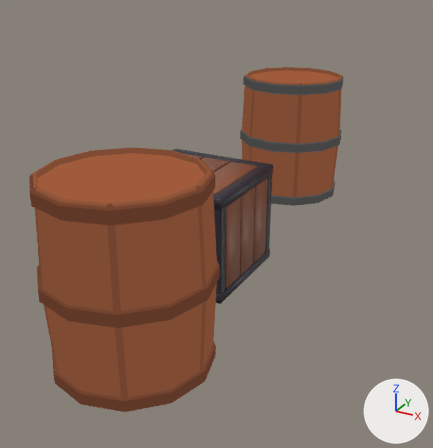
The Blender file source-assets/barrel-crate.blend: old version first, new version second.
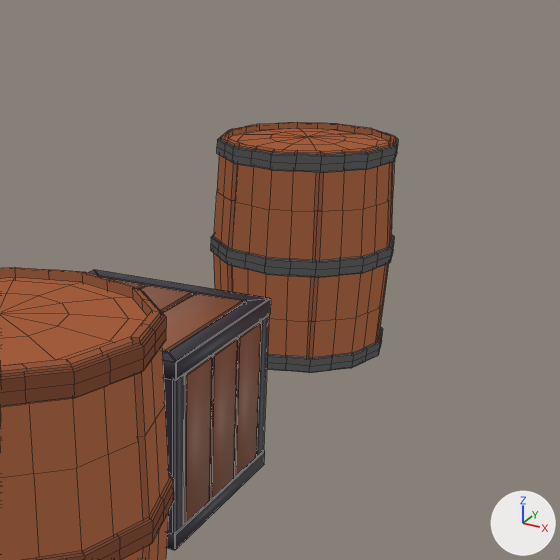
Old and new are each drawn whole from a 50 mm camera at (2.76, -4.61, 2.31) aimed at (0.19, 0.07, -0.03) and again close up on the part from 29% to 100% of the width and 0% to 69% of the height. Every picture has the same lights, and +X, +Y and +Z are marked at lower right. The close-ups show mesh edges as thin lines.

Names of what the first close-up shows: 'env-barrel-1', 'env-barrel-2', 'env-crate-1'.
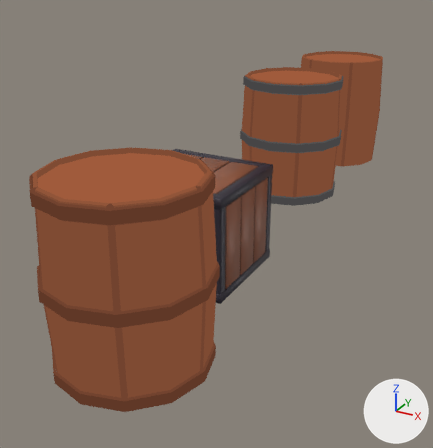
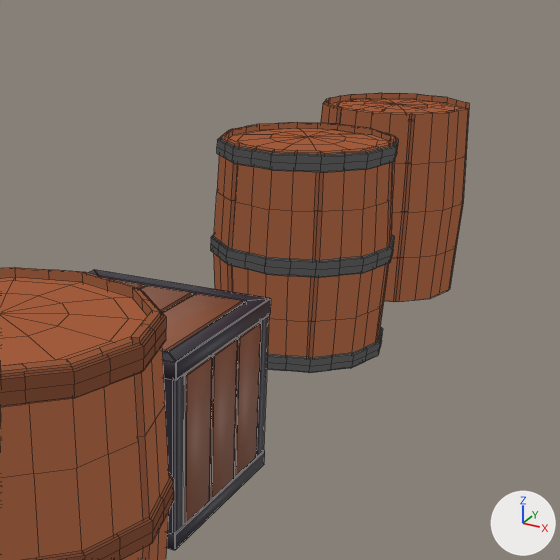
Where the change shows, as pixel boxes [x1, y1, x2, y2] in the close-ups (560 x 560 px):
'env-barrel-1-pieces.005', added (brown): after [395, 108, 468, 302]
'env-barrel-1-pieces.006', added (brown): after [340, 108, 412, 302]
'env-barrel-1-pieces.001', added (brown): after [329, 98, 464, 113]
'env-barrel-1-pieces.007', added: after [321, 98, 341, 124]
'env-barrel-1-pieces.004', added: after [447, 97, 469, 290]
'env-barrel-1-pieces', added: after [382, 93, 447, 103]
'env-barrel-1-pieces.008', added: after [330, 93, 382, 103]

The change, as a list of edits to the scene's bpy script:
```text
Add me_circle_010:
    me_circle_010.from_pydata(...)  # 50 vertices, 48 faces; spans x -0.524..-0.238, y 0.0..0.445, z -0.629..0.634
    me_circle_010.polygons.foreach_set('use_smooth', [True] * 48)
    me_circle_010.materials.append(mat_material_001)  # picture img_palette_main_png
Add me_circle_009:
    me_circle_009.from_pydata(...)  # 50 vertices, 48 faces; spans x -0.524..-0.238, y -0.445..0.0, z -0.629..0.634
    me_circle_009.polygons.foreach_set('use_smooth', [True] * 48)
    me_circle_009.materials.append(mat_material_001)  # picture img_palette_main_png
Add me_circle_008:
    me_circle_008.from_pydata(...)  # 50 vertices, 48 faces; spans x -0.253..0.253, y -0.532..-0.412, z -0.629..0.634
    me_circle_008.polygons.foreach_set('use_smooth', [True] * 48)
    me_circle_008.materials.append(mat_material_001)  # picture img_palette_main_png
Add me_circle_007:
    me_circle_007.from_pydata(...)  # 50 vertices, 48 faces; spans x 0.238..0.524, y -0.445..0.0, z -0.629..0.634
    me_circle_007.polygons.foreach_set('use_smooth', [True] * 48)
    me_circle_007.materials.append(mat_material_001)  # picture img_palette_main_png
Add me_circle_006:
    me_circle_006.from_pydata(...)  # 50 vertices, 48 faces; spans x 0.238..0.524, y 0.0..0.445, z -0.629..0.634
    me_circle_006.polygons.foreach_set('use_smooth', [True] * 48)
    me_circle_006.materials.append(mat_material_001)  # picture img_palette_main_png
Add me_circle_003:
    me_circle_003.from_pydata(...)  # 74 vertices, 84 faces; spans x -0.476..0.476, y -0.476..0.476, z 0.588..0.627
    me_circle_003.polygons.foreach_set('use_smooth', [True] * 84)
    me_circle_003.materials.append(mat_material_001)  # picture img_palette_main_png
Add me_circle_002:
    me_circle_002.from_pydata(...)  # 50 vertices, 48 faces; spans x -0.253..0.253, y 0.412..0.532, z -0.629..0.634
    me_circle_002.polygons.foreach_set('use_smooth', [True] * 48)
    me_circle_002.materials.append(mat_material_001)  # picture img_palette_main_png
Add ob_env_barrel_1_pieces_008:
    ob_env_barrel_1_pieces_008 = bpy.data.objects.new('env-barrel-1-pieces.008', me_circle_010)
    ob_env_barrel_1_pieces_008.location = (0.45, 2.811, 0.595)
Add ob_env_barrel_1_pieces_007:
    ob_env_barrel_1_pieces_007 = bpy.data.objects.new('env-barrel-1-pieces.007', me_circle_009)
    ob_env_barrel_1_pieces_007.location = (0.45, 2.811, 0.595)
Add ob_env_barrel_1_pieces_006:
    ob_env_barrel_1_pieces_006 = bpy.data.objects.new('env-barrel-1-pieces.006', me_circle_008)
    ob_env_barrel_1_pieces_006.location = (0.45, 2.811, 0.595)
Add ob_env_barrel_1_pieces_005:
    ob_env_barrel_1_pieces_005 = bpy.data.objects.new('env-barrel-1-pieces.005', me_circle_007)
    ob_env_barrel_1_pieces_005.location = (0.45, 2.811, 0.595)
Add ob_env_barrel_1_pieces_004:
    ob_env_barrel_1_pieces_004 = bpy.data.objects.new('env-barrel-1-pieces.004', me_circle_006)
    ob_env_barrel_1_pieces_004.location = (0.45, 2.811, 0.595)
Add ob_env_barrel_1_pieces_001:
    ob_env_barrel_1_pieces_001 = bpy.data.objects.new('env-barrel-1-pieces.001', me_circle_003)
    ob_env_barrel_1_pieces_001.location = (0.45, 2.811, 0.595)
Add ob_env_barrel_1_pieces:
    ob_env_barrel_1_pieces = bpy.data.objects.new('env-barrel-1-pieces', me_circle_002)
    ob_env_barrel_1_pieces.location = (0.45, 2.811, 0.595)
```
